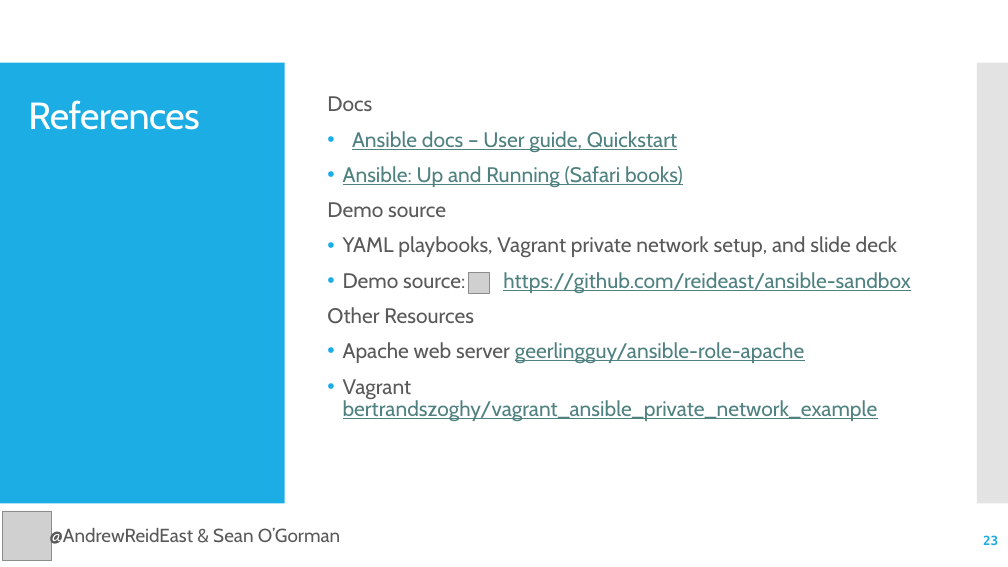
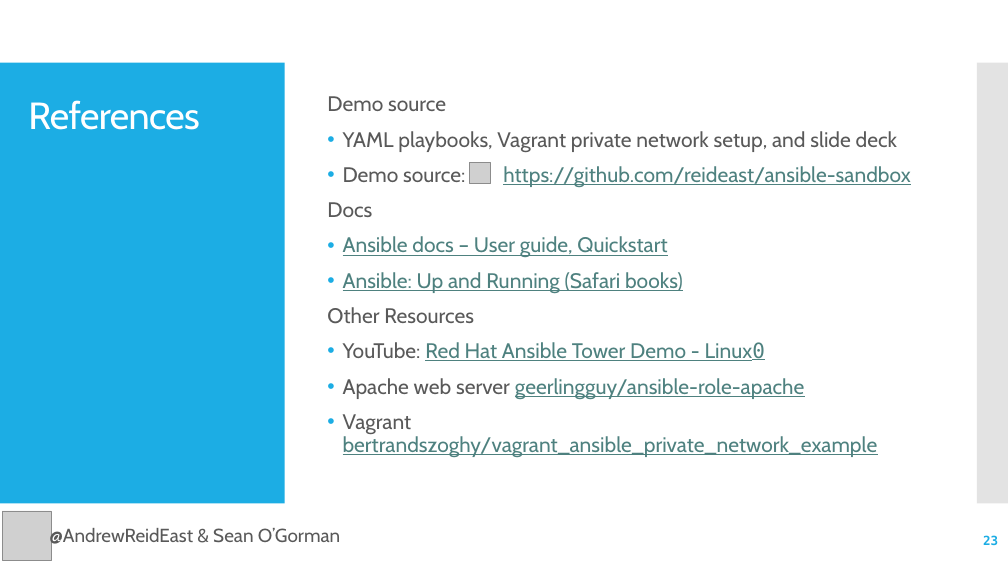
Before and after one commit to reideast/ansible-sandbox, a slide deck: slide 23 of Ansible ABC's and Tower Tips.pptx. Drawn at 1008x567 pixels with LibreOffice and Linux fonts; fonts in the diff are those of the drawing; grey boxes stand for pictures. Boxes give left, top, right and bottom in pixels: in the first picture for what was removed or moved away, otherwise in the second. Text is boxed around its words. In the diff, an @@ line names an element or a change of style, - is before the commit and + after.

Commit message:
Add youtube Ansible Tower link

```diff
--- a/Ansible ABC's and Tower Tips.pptx
+++ b/Ansible ABC's and Tower Tips.pptx
@@ text at bbox=[327, 96, 910, 187]: paragraphs added @@
+Demo source
+• YAML playbooks, Vagrant private network setup, and slide deck
+• Demo source: https://github.com/reideast/ansible-sandbox
@@ picture: place and size @@
-picture at bbox=[468, 273, 489, 294]
+picture at bbox=[470, 163, 491, 184]
@@ text at bbox=[327, 202, 910, 293]: paragraphs removed @@
-Demo source
-• YAML playbooks, Vagrant private network setup, and slide deck
-• Demo source: https://github.com/reideast/ansible-sandbox
@@ text at bbox=[343, 342, 766, 361]: paragraph added @@
+• YouTube: Red Hat Ansible Tower Demo - Linux0
```
